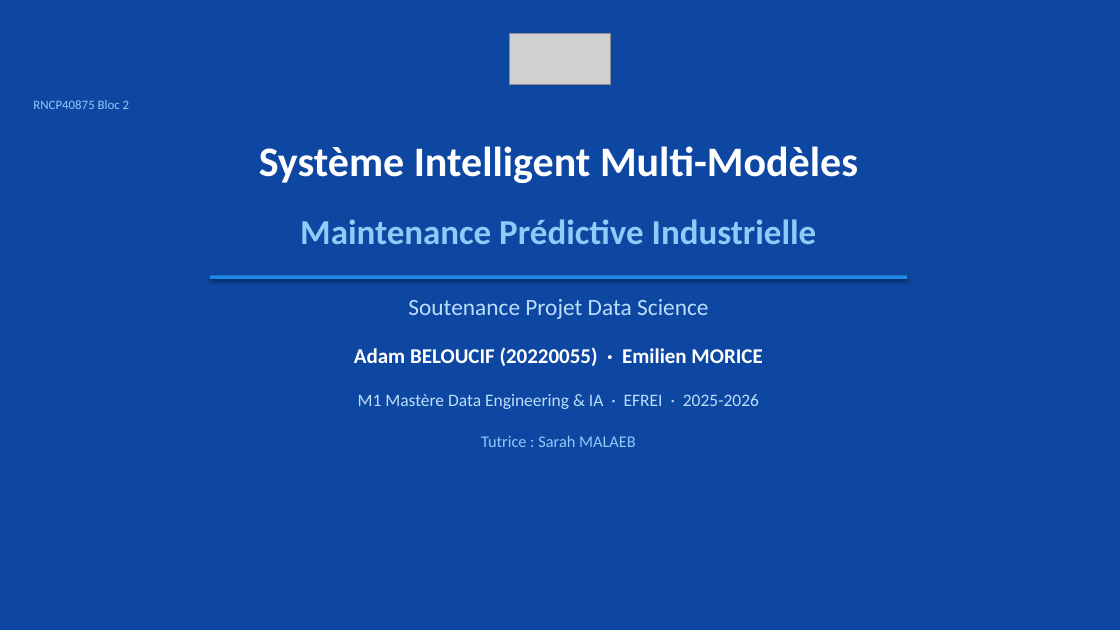
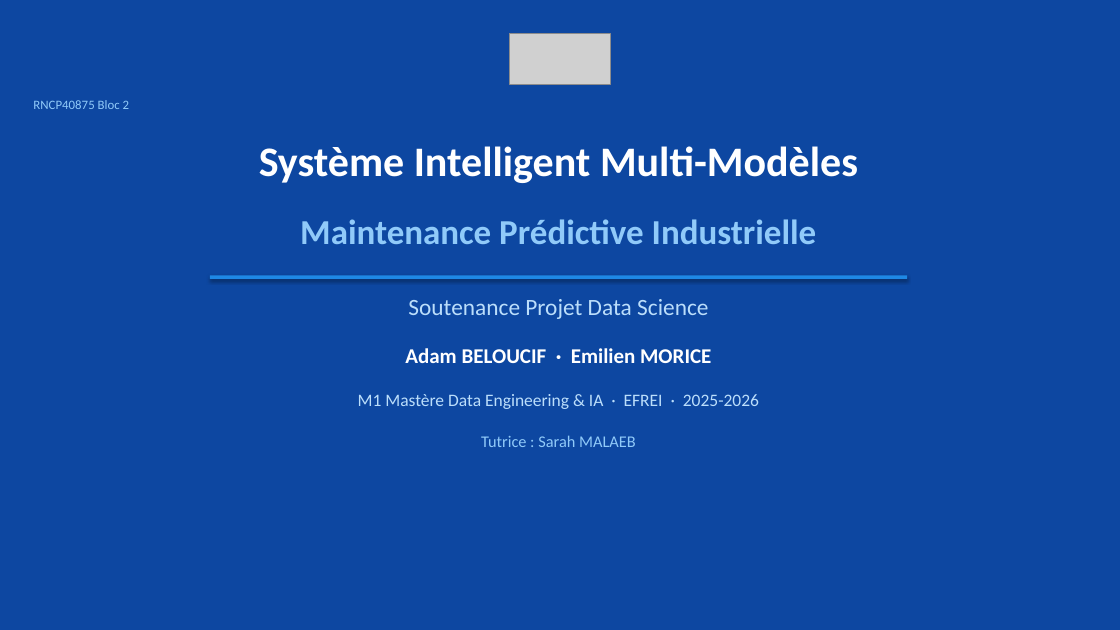
Before and after one commit to Adam-Blf/maintenance-predictive-industrielle, a slide deck: slide 1 of reports/11/presentation.pptx. Drawn at 1120x630 pixels with LibreOffice and Linux fonts; fonts in the diff are those of the drawing; grey boxes stand for pictures. Boxes give left, top, right and bottom in pixels: in the first picture for what was removed or moved away, otherwise in the second. Text is boxed around its words. In the diff, an @@ line names an element or a change of style, - is before the commit and + after.

Commit message:
chore(privacy+orchestrator): drop Adam student id from artefacts, verbose deps
Remove the student number 20220055 from the cover of the PDF report,
the title and Q&A footer of the PPTX, and the Authors line in README.
Emilien's number stays untouched (Adam asked only for his own to go).
Regenerate the deliverables (PDF 32 pages, PPTX 12 slides, audit 0/0).

The orchestrator app.py now calls ensure_dependencies(verbose=True) and
prints a clear "[0/3] Verification des dependances" banner so a fresh
clone sees pip installing missing packages on first launch instead of
crashing on a ModuleNotFoundError later.

```diff
--- a/reports/11/presentation.pptx
+++ b/reports/11/presentation.pptx
@@ text at [405,348,711,363]: text changed @@
-Adam BELOUCIF (20220055) · Emilien MORICE
+Adam BELOUCIF · Emilien MORICE
```
Also in this commit, not shown: 1 other slide changed, 5 other files.
